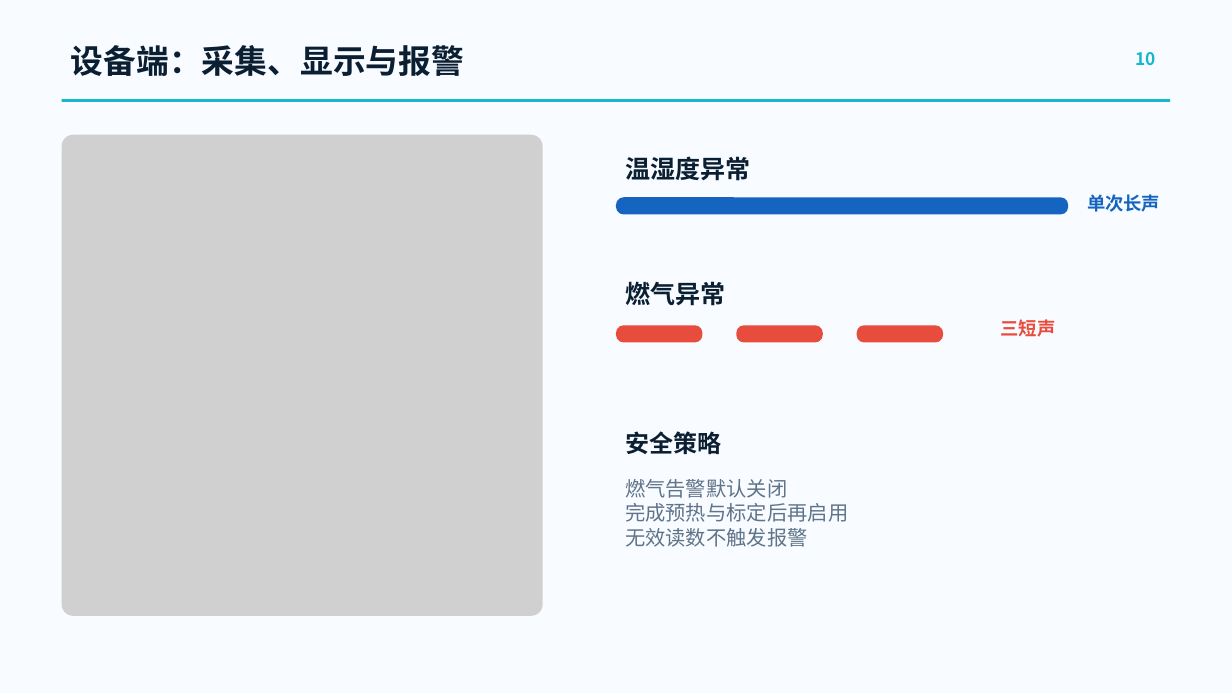
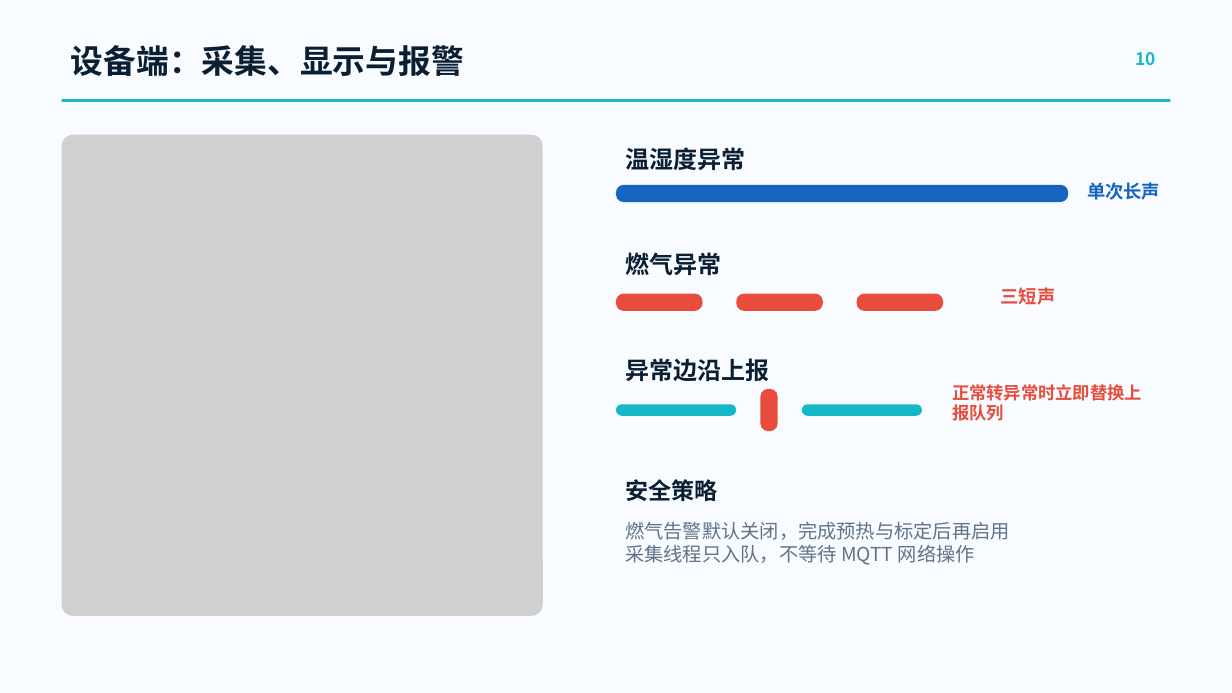
Before and after one commit to gujial/hi3861_hdu_iot_application, a slide deck: slide 10 of doc/record/实习学习与环境监测系统实践.pptx. Drawn at 1232x693 pixels with LibreOffice and Linux fonts; fonts in the diff are those of the drawing; grey boxes stand for pictures. Boxes give left, top, right and bottom in pixels: in the first picture for what was removed or moved away, otherwise in the second. Text is boxed around its words. In the diff, an @@ line names an element or a change of style, - is before the commit and + after.

```diff
--- a/doc/record/实习学习与环境监测系统实践.pptx
+++ b/doc/record/实习学习与环境监测系统实践.pptx
@@ text "温湿度异常": place and size @@
-text "温湿度异常" at (625, 156, 750, 181)
+text "温湿度异常" at (625, 147, 745, 170)
@@ text "温湿度异常" at (625, 147, 745, 170): size 19.5 to 18.7 pt @@
@@ text "单次长声": place and size @@
-text "单次长声" at (1087, 194, 1160, 212)
+text "单次长声" at (1087, 182, 1160, 200)
@@ rounded rectangle: place and size @@
-rounded rectangle at (616, 198, 1068, 215)
+rounded rectangle at (616, 185, 1069, 202)
@@ text "燃气异常" at (625, 252, 721, 275): size 19.5 to 18.7 pt @@
@@ 3 rounded rectangles, 2 texts: place and size @@
-3 rounded rectangles, 2 texts at (616, 281, 1055, 343)
+3 rounded rectangles, 2 texts at (616, 252, 1055, 311)
@@ text added at (625, 358, 769, 382), 18.7 pt, text #0B1F33, bold @@
+异常边沿上报
@@ rounded rectangle added at (761, 389, 778, 432), fill #E74C3C @@
@@ text added at (952, 384, 1142, 421), 13.5 pt, text #E74C3C, bold @@
+正常转异常时立即替换上报队列
@@ rounded rectangle added at (616, 405, 737, 416), fill #16B7C9 @@
@@ rounded rectangle added at (802, 405, 922, 416), fill #16B7C9 @@
@@ text "安全策略": place and size @@
-text "安全策略" at (625, 431, 721, 454)
+text "安全策略" at (625, 479, 717, 501)
@@ text "安全策略" at (625, 479, 717, 501): size 18.7 to 18 pt @@
@@ text at (625, 522, 1010, 565): text changed; size 15.8 to 15 pt @@
-燃气告警默认关闭
-完成预热与标定后再启用
-无效读数不触发报警
+燃气告警默认关闭，完成预热与标定后再启用
+采集线程只入队，不等待 MQTT 网络操作
```
Also in this commit, not shown: 6 other slides changed, 5 other files.
